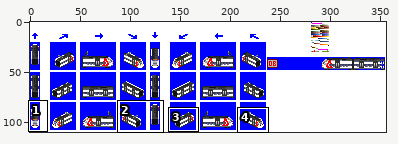
Edited in one commit: sprite sheet (gfx/emu/br429_1.png). The picture above shows the old version from afar; the outline marks the close-up.
Close-up. Earlier state:
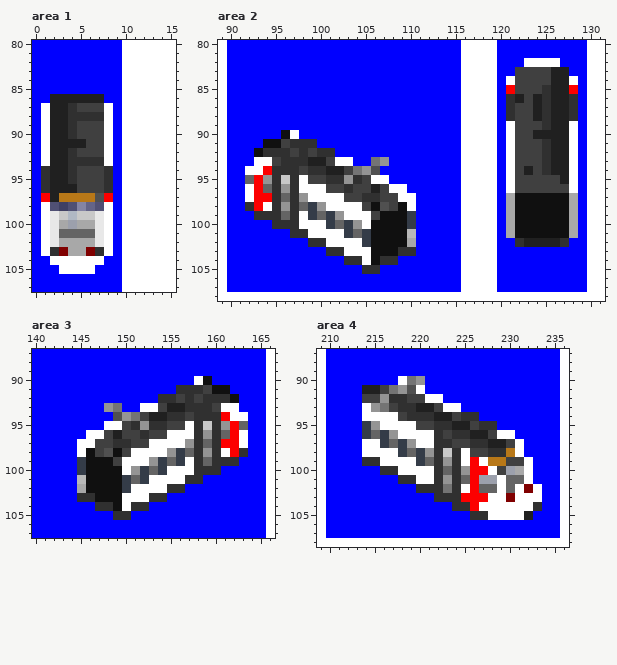
The file is 356x110 pixels. Colours within 5 levels of each other are drawn and written as one. Shown: area 1: x 0..15, y 80..107; area 2: x 89..131, y 80..108; area 3: x 140..166, y 87..107; area 4: x 209..236, y 87..108. The commit also changed other parts of the picture, which this record leaves out.
New version:
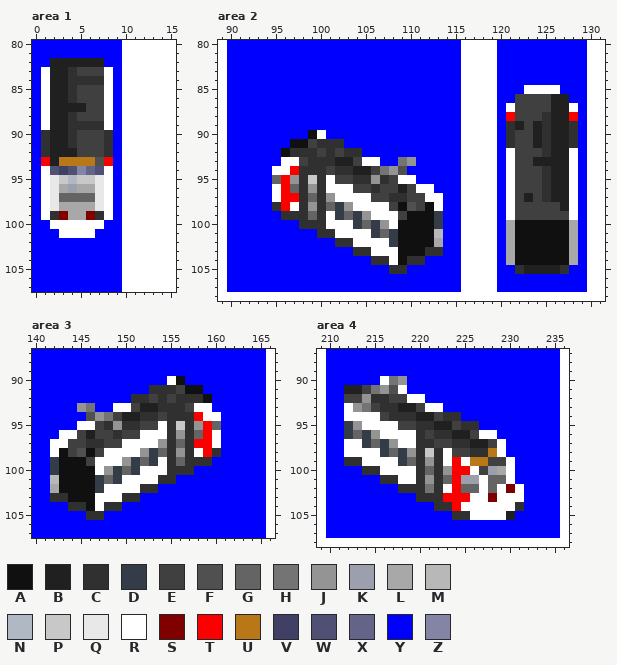
Palette (. is transparent): A #101010  B #202020  C #303030  D #343c48  E #404040  F #505050  G #646464  H #747474  J #949494  K #9ca0ac  L #a8a8a8  M #b8b8b8  N #b0b8c4  P #c8c8c8  Q #e8e8e8  R #ffffff  S #800000  T #fc0000  U #b87818  V #404064  W #505074  X #646488  Y #0000ff  Z #8484a4
The edit:
Changed rows in their new state; - is an unchanged pixel.
Area 1:
first column x 1:
 82 -BBBBBB-
 83 RBBCEEER
 84 RBBCCCCR
 85 RBBCEEER
 86 R--CEEER
 87 ---BB---
 88 ----EEE-
 89 ----CCC-
 90 C------C
 91 C--CE--C
 92 C--B---C
 93 T-UUUUFT
 94 RWVWZXWR
 95 RQPNPPQR
 96 RQLKLLQR
 97 RQGGGGQR
 98 -QLLLLQ-
 99 -CSLLSC-
100 YRRRRRRY
101 YYRRRRYY
102 YYYYYYYY
103 YYYYYYYY
104 -YYYYYY-
105 --YYYY--
Area 2:
first column x 92:
 82 -------------------------------YYYY--
 83 ------------------------------YYYYYY-
 84 -----------------------------YYYYYYYY
 85 -----------------------------YYRRRRYY
 86 -----------------------------YE-EE--Y
 87 -----------------------------R--EE--R
 88 -----------------------------T--E---T
 89 -----------------------------CB-B---C
 90 ----YY-AR--------------------C---C--C
 91 --YYYAAECCC------------------C--B---C
 92 -YYYAC-CE-ECC------------------------
 93 -YYYRRECCCBBERRY-HJ-------------BB---
 94 YYYRRTC--ECCBBEHJF-------------E-----
 95 YYYGTJCPCREE-CJCERR--------------CB--
 96 YYYRTGCJCRRR--C-EBERR------------CBB-
 97 YYYRTTCGCJ-RRRE-CCEERR-------REBECBBR
 98 YYY-TRCJCGDJ-RRR--FEAR-------REEEEEBR
 99 -YYYC-CGCRDGDJRRREAAAD-------REEEEEER
100 ---YYYCCCRRRDGDJR-AAAD---------------
101 -----YYYCC-RRRDGD-AAAM---------------
102 -------YYYCC-RRRD-AAAL-------LAAAAAAL
103 ---------YYYCCRRRAAACC-------LAAAAAAL
104 -----------YYYC-RACC---------LAAAAAAL
105 -------------YY-CC------------CBBBBC-
Area 3:
first column x 142:
 90 -------------RA-YY----
 91 -----------CCCEAAYYY--
 92 ---------CCE-EC-CAYYY-
 93 ---JH-YRREBBCCCERRYYY-
 94 ----FJHEBBCCE--CTRRYYY
 95 ---RRECJC-EERCPCJTGYYY
 96 -RREBE-C--RRRCJCGTRYYY
 97 RREECC-ERRR-JCGCTTRYYY
 98 RAEF--RRR-JDGCJCRT-YYY
 99 DAAAERRRJDGDRCGC-CYYY-
100 DAAA-RJDGDRRRCCCYYY---
101 MAAA-DGDRRR-CCYYY-----
102 LAAA-DRRR-CCYYY-------
103 CCAAARRRCCYYY---------
104 --CCAR-CYYY-----------
105 ----CC-YY-------------
Area 4:
first column x 212:
 90 ----RHJYY-------------
 91 BBEHJFRYY-------------
 92 EEJCCEERRYY-----------
 93 RJHECCBBERRYY---------
 94 RR--ECC-BBECCYY-------
 95 DJRR--EECCBBECCYY-----
 96 DG-JRR--CE-CBBERRYY---
 97 RRDG-JRRCCEECCBBERYY--
 98 RR--DG-JCP-REECCURYY--
 99 CCRR--DGCJ-RT-UUEERYY-
100 --CCRR--CG-JTTREKLRYY-
101 ----CCRRCJ-GTKKRGGRYY-
102 ------CC-H-RTGGR--S-YY
103 --------CC-TT-RRS-R-YY
104 ----------CCTRR----CYY
105 ------------CCRR--BYY-
Where, in picture pixels (left, top, right, bottom), the same in both close-ups:
changed: (41, 58, 113, 274)
changed: (506, 58, 578, 274)
changed: (245, 130, 443, 274)
changed: (50, 376, 248, 520)
changed: (344, 376, 542, 520)
